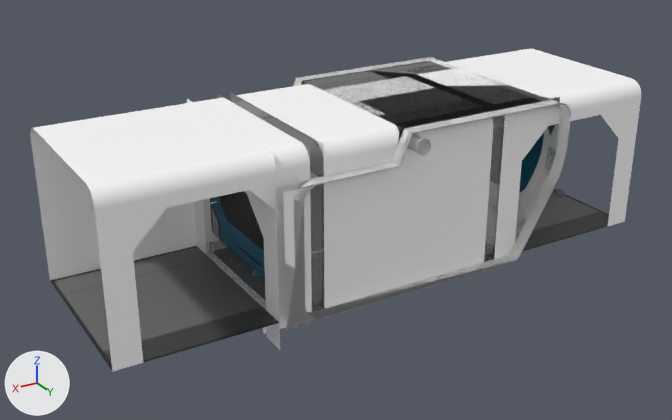
Before and after pictures for a commit that changed the FBX model Assets/Hallway/Models/C_P1.fbx.
Rendered twice from a 50 mm camera at (0.0882, 0.1392, 0.079) aimed at (0.0042, -0.0008, 0.0089). Arrows for +X, +Y and +Z are at lower left; the lights stay in place. Where no turn or scale is listed for an object, it has been applied to the vertices. Vertices at the same position are counted once.

In view in the first picture: 'C2', 'C8', 'Floor_013', 'Floor_015', 'Structure_05'.
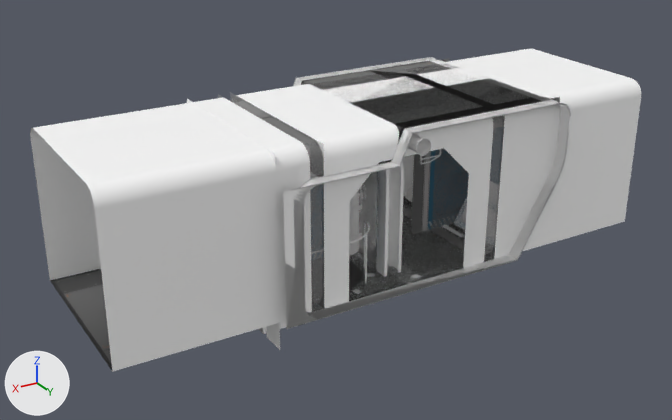
Where the change shows, as pixel boxes [x1, y1, x2, y2] in the pictures (672 x 420 px; the box of a moved part takes in the faces that stretch with it):
part 1 of me_mesh_008, moved or reshaped: before [95, 76, 641, 372]; after [82, 73, 629, 309]
part 2 of me_mesh_008, surface changed: before [53, 240, 279, 363]; after [53, 269, 110, 354]
'Floor_013', unchanged, uncovered by the edit: [260, 116, 496, 261] in both
'Door', unchanged, uncovered by the edit: after [355, 162, 404, 277]
'Floor_012', unchanged, uncovered by the edit: before [249, 128, 496, 276]; after [303, 128, 496, 260]
'Tanks_01', unchanged, uncovered by the edit: after [349, 178, 378, 255]

The edits, one by one:
me_mesh_008 is used by ob_structure_05; location (0.0, 0.0, 0.0).
me_mesh_008 had 265 vertices, 305 faces and spanned x -0.0551..0.0551, y -0.0175..0.0175, z 0.0..0.03.
me_mesh_008 now has 692 vertices, 1154 faces and spans x -0.0551..0.0551, y -0.0175..0.0175, z 0.0..0.03.
me_mesh_008 part 1: 15 vertices removed from x -0.0551..0.0551, y 0.0097..0.0175, z 0.0..0.03; 12 vertices added at x -0.0551..0.02, y -0.0175..0.0175, z 0.0..0.03.
me_mesh_008 part 2: 2 kept faces spanning x 0.02..0.0551, y -0.0175..0.0175, z 0.0 get new texture (UV) coordinates.
